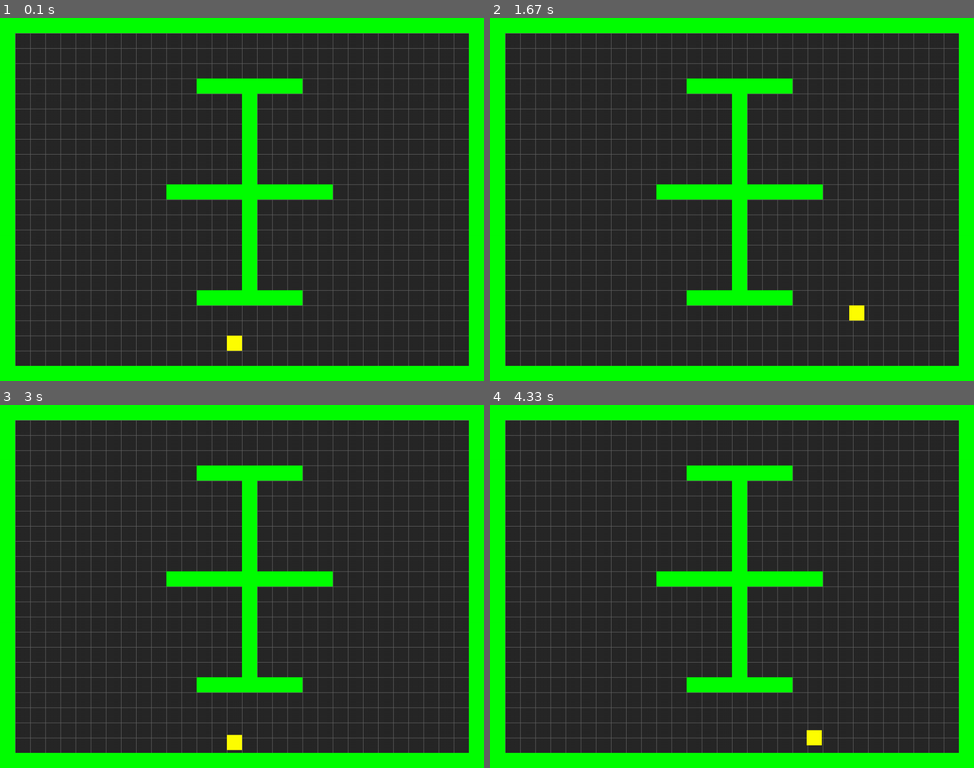
Above: before the commit, frames 1-4 (two rows, left to right).
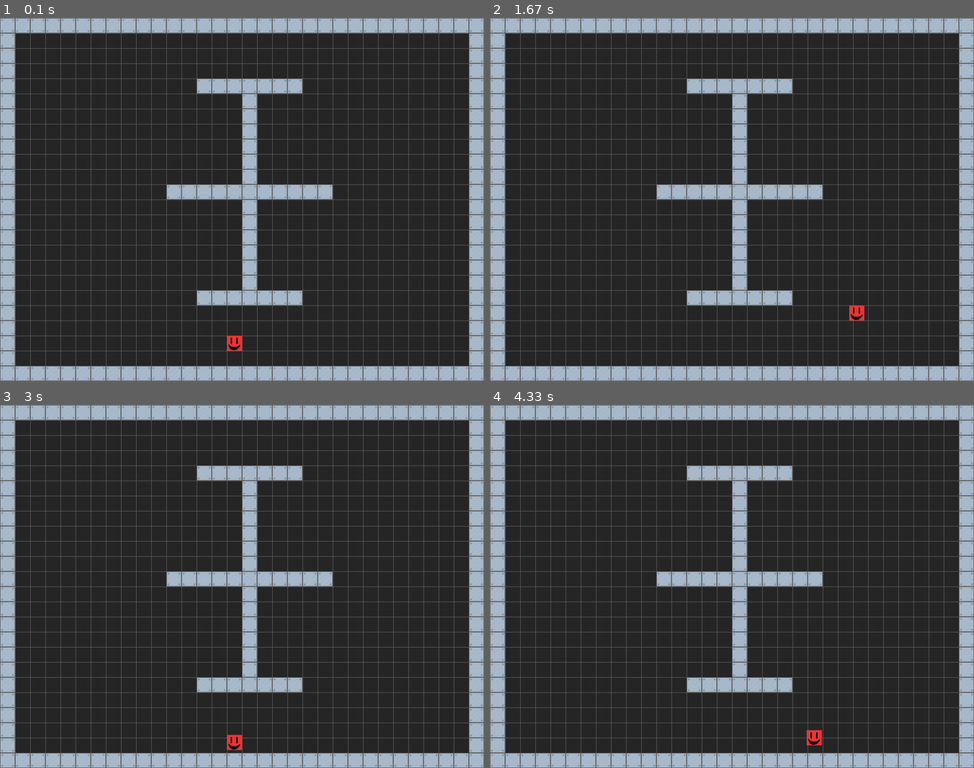
Above: after the commit, the same moments.

Repository: nfaul937/Python
Game: pygame game, started from PyGame/TileBasedGame/main.py
Two runs of this game, one before a commit and one after it. Both use one fixed random seed, a clock stepped at 60 frames per second and the inputs below.
Inputs:
- Up to frame 1 (0.1 s): no input
- Up to frame 2 (1.67 s): hold Right 0.33-0.8 s; hold Up 0.83-1.13 s; hold Right 1.17-1.63 s
- Up to frame 3 (3 s): hold Left 1.67-2.2 s; hold Down 2.23-2.53 s; hold Left 2.57-2.97 s
- Up to frame 4 (4.33 s): hold Up 3-3.37 s; hold Right 3.4-4.03 s; hold Down from 4.07 s (still down)

The runs differ from the first frame. In frame 1, 19% of the frame differs, in the area x 0-100%, y 0-100%; in frame 2, 19%; in frame 3, 19%; in frame 4, 19%.

Commit message:
Added some tiles fills

Diff:
--- a/PyGame/TileBasedGame/sprites.py
+++ b/PyGame/TileBasedGame/sprites.py
@@ -1,13 +1,20 @@
 import pygame as pg
+import os
 from settings import *
+
+game_folder = os.path.dirname(__file__)
+img_folder = os.path.join(game_folder, "img")
 
 class Player(pg.sprite.Sprite):
     def __init__(self, game, x, y):
         self.groups = game.all_sprites
         pg.sprite.Sprite.__init__(self, self.groups)
         self.game = game
-        self.image = pg.Surface((TILESIZE, TILESIZE))
-        self.image.fill(YELLOW)
+
+        self.image = pg.image.load(os.path.join(img_folder, "player.png")).convert()
+
+        #self.image = pg.Surface((TILESIZE, TILESIZE))
+        #self.image.fill(YELLOW)
         self.rect = self.image.get_rect()
         self.vx, self.vy = 0,0
         self.x = x * TILESIZE
@@ -63,8 +70,11 @@
         self.groups = game.all_sprites, game.walls
         pg.sprite.Sprite.__init__(self, self.groups)
         self.game = game
-        self.image = pg.Surface((TILESIZE, TILESIZE))
-        self.image.fill(GREEN)
+
+        self.image = pg.image.load(os.path.join(img_folder, "metal.png")).convert()
+        self.image.set_colorkey(BLACK)
+        #self.image = pg.Surface((TILESIZE, TILESIZE))
+        #self.image.fill(GREEN)
         self.rect = self.image.get_rect()
         self.x = x
         self.y = y
Binary file added: PyGame/TileBasedGame/img/iceblock-cracked.png
Binary file added: PyGame/TileBasedGame/img/iceblock.png
Binary file added: PyGame/TileBasedGame/img/metal.png
Binary file added: PyGame/TileBasedGame/img/player.png
Binary file added: PyGame/TileBasedGame/img/template.png
